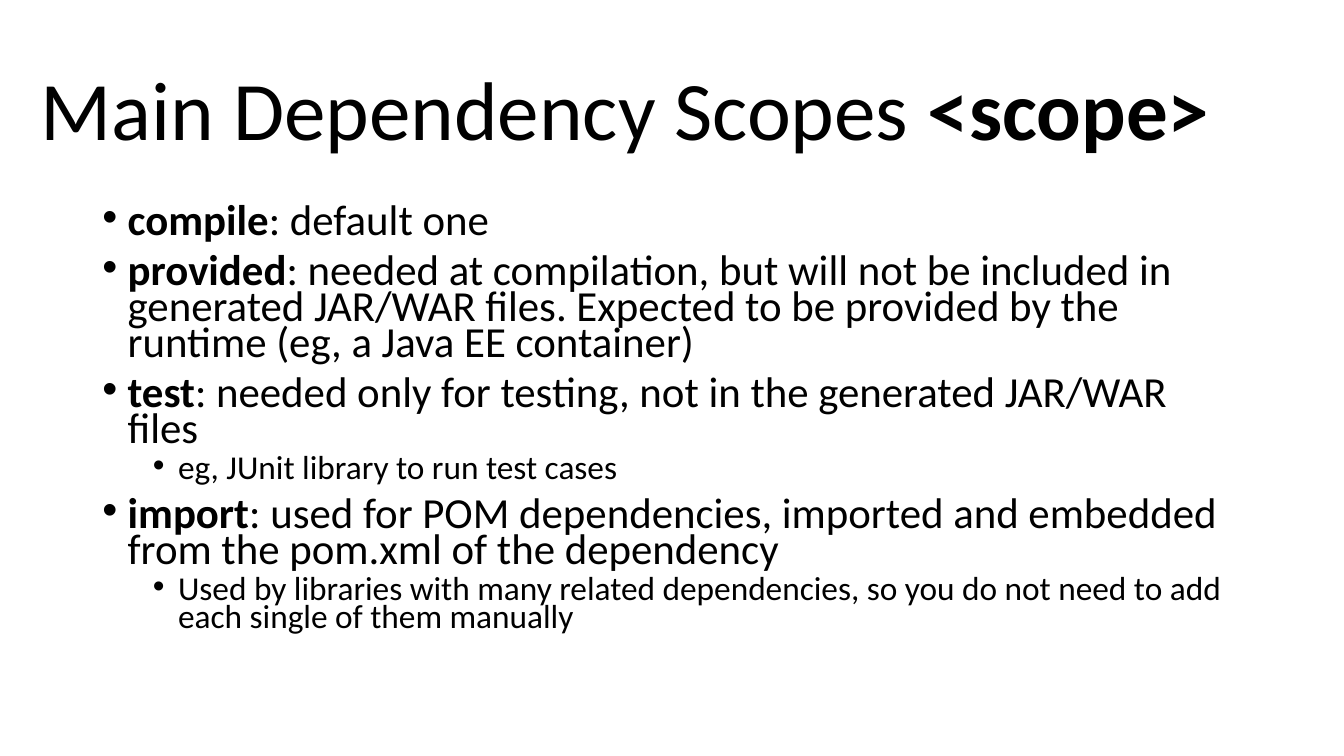
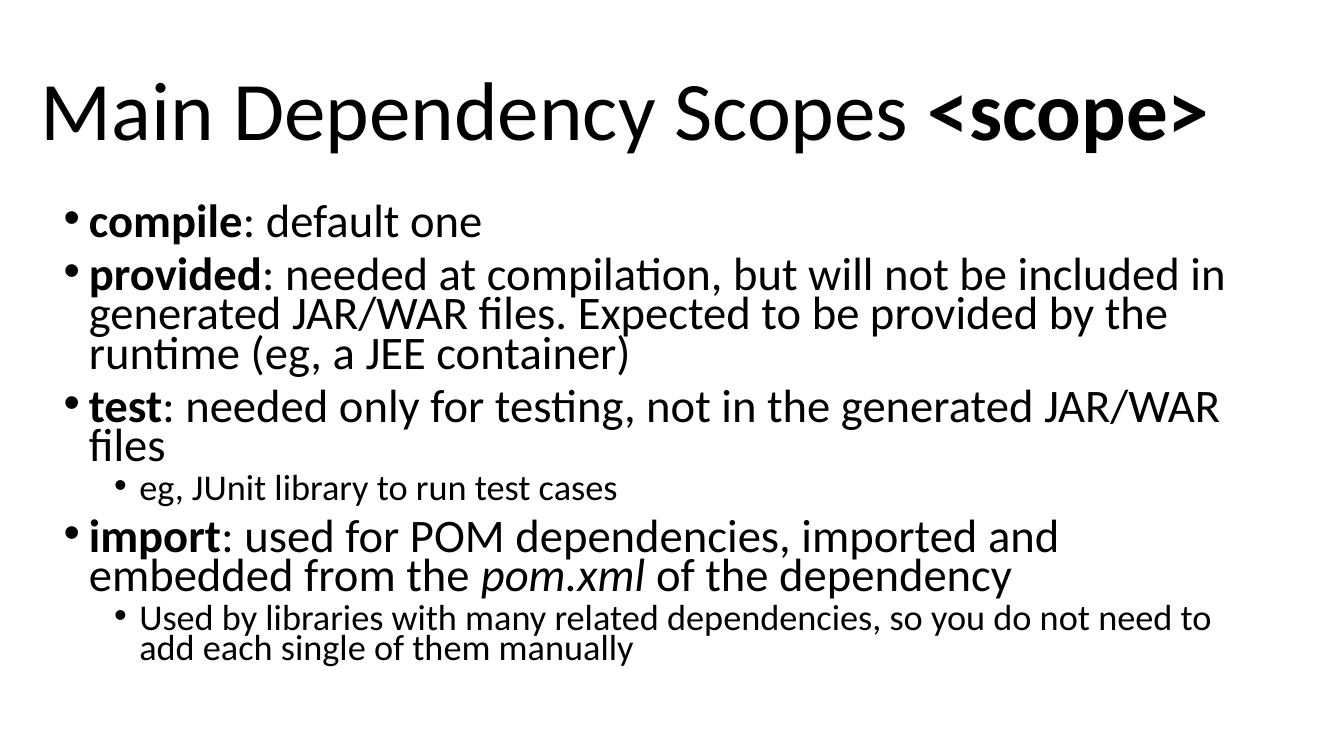
Before and after one commit to arcuri82/testing_security_development_enterprise_systems, a slide deck: slide 37 of doc/intro/slides/lesson_01_intro.pptx (slide 36 before the commit). Drawn at 1344x756 pixels with LibreOffice and Linux fonts; fonts in the diff are those of the drawing. Boxes give left, top, right and bottom in pixels: in the first picture for what was removed or moved away, otherwise in the second. Text is boxed around its words. In the diff, an @@ line names an element or a change of style, - is before the commit and + after.

```diff
--- a/doc/intro/slides/lesson_01_intro.pptx
+++ b/doc/intro/slides/lesson_01_intro.pptx
@@ text "compile: default one": place and size @@
-text "compile: default one" at [128,205,1221,634]
+text "compile: default one" at [89,204,1225,667]
@@ text at [89,204,1220,667]: size 30.6 to 33.3 pt in "compile: default one", "test: needed only for testing, not in ...", "import: used for POM dependencies, imported and ..."; size 23.8 to 25.9 pt in "eg, JUnit library to run test cases", "Used by libraries with many related dependencies, ..."; italic on in "pom.xml" @@
@@ text at [89,257,1225,377]: text changed; size 30.6 to 33.3 pt @@
-• provided: needed at compilation, but will not be included in generated JAR/WAR files. Expected to be provided by the runtime (eg, a Java EE container)
+• provided: needed at compilation, but will not be included in generated JAR/WAR files. Expected to be provided by the runtime (eg, a JEE container)
```
Also in this commit, not shown: 34 other slides changed, 3 slides added, 1 slide removed, 4 other files.
